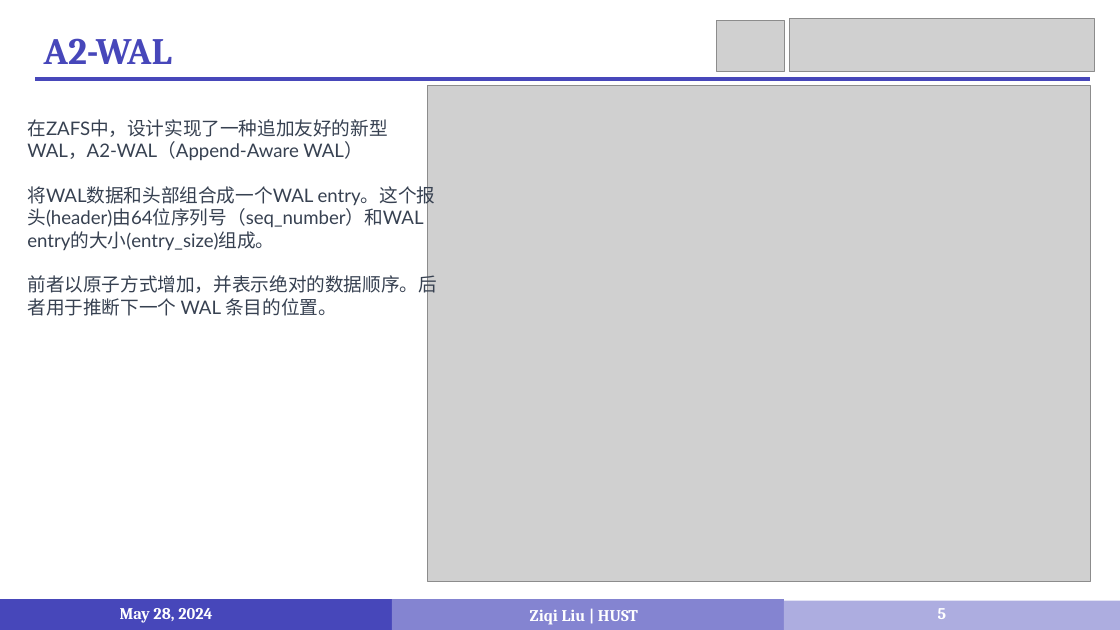
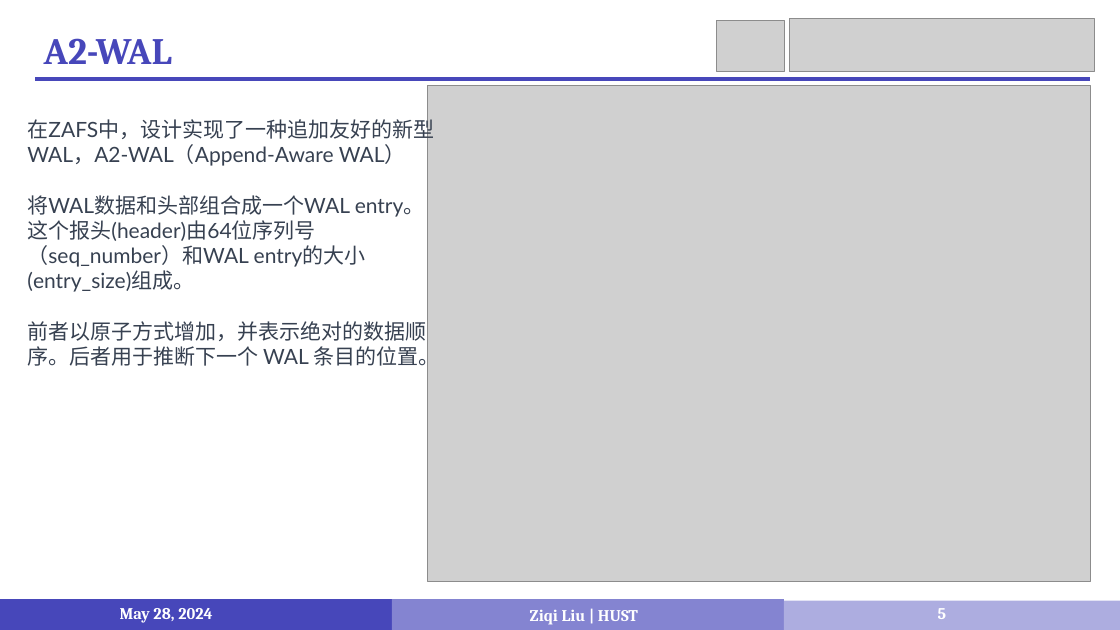
Before and after one commit to LiuziqiOvO/md, a slide deck: slide 5 of 毕设/毕设答辩.pptx. Drawn at 1120x630 pixels with LibreOffice and Linux fonts; fonts in the diff are those of the drawing; grey boxes stand for pictures. Boxes give left, top, right and bottom in pixels: in the first picture for what was removed or moved away, otherwise in the second. Text is boxed around its words. In the diff, an @@ line names an element or a change of style, - is before the commit and + after.

```diff
--- a/毕设/毕设答辩.pptx
+++ b/毕设/毕设答辩.pptx
@@ text "在ZAFS中，设计实现了一种追加友好的新型WAL，A2-WAL（Append-Aware WAL）" at [27,116,440,369]: size 16 to 18 pt @@
```
Also in this commit, not shown: 3 other slides changed, 4 slides added, 1 slide removed, 3 other files.
